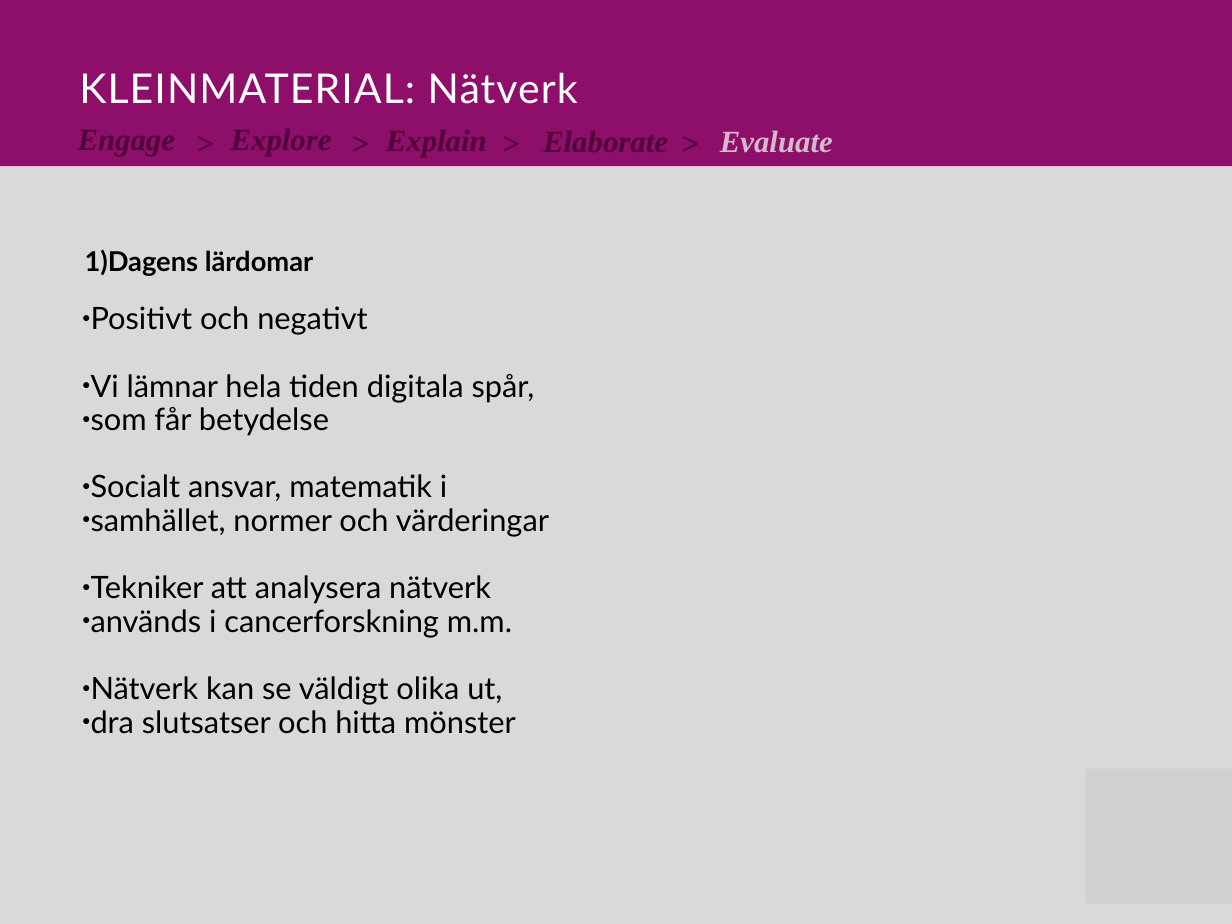
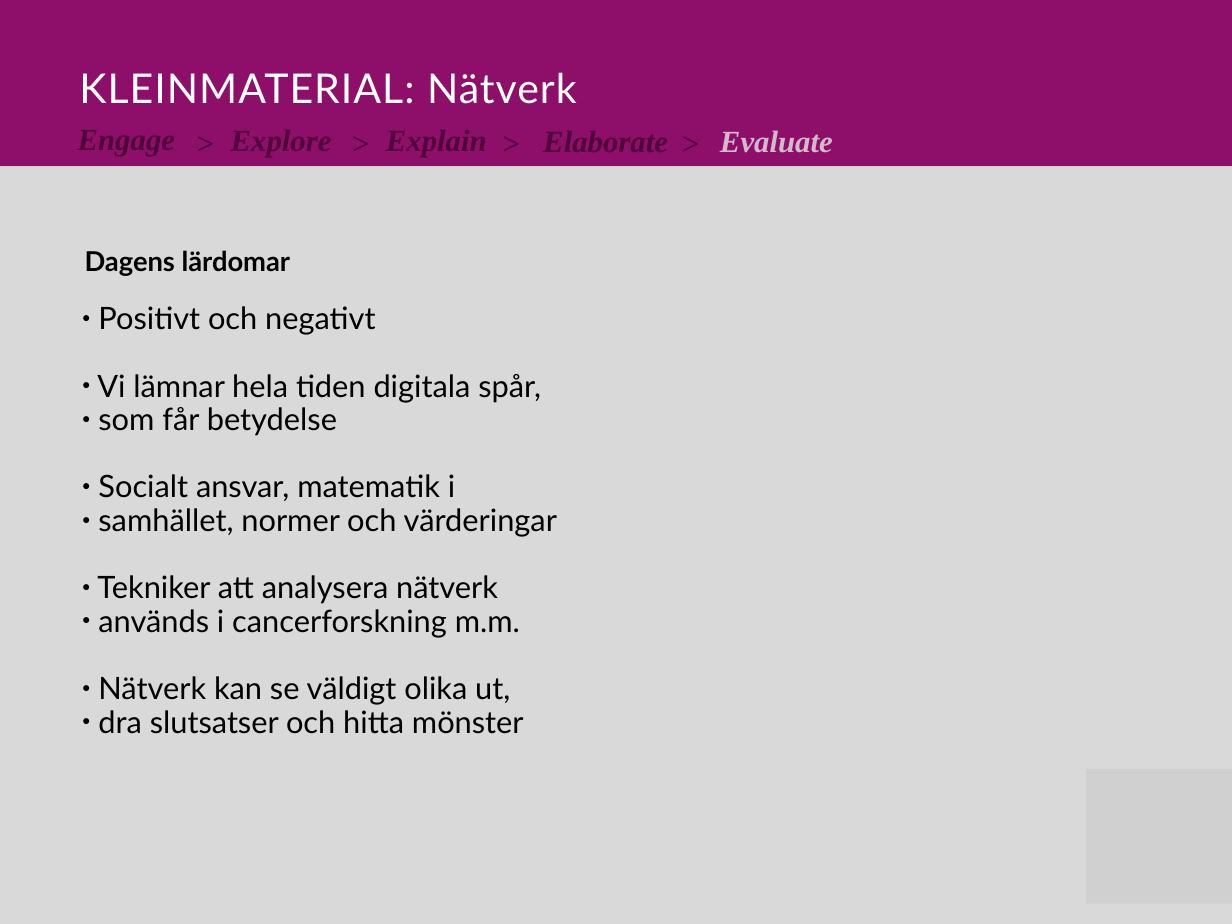
Before and after one commit to Niwsters/teaching-materials-thesis, a slide deck: slide 7 of revisions/2017-nätverk/material_nätverk_revision.pptx. Drawn at 1232x924 pixels with LibreOffice and Linux fonts; fonts in the diff are those of the drawing; grey boxes stand for pictures. Boxes give left, top, right and bottom in pixels: in the first picture for what was removed or moved away, otherwise in the second. Text is boxed around its words. In the diff, an @@ line names an element or a change of style, - is before the commit and + after.

Commit message:
additional changes to "nätverk"

```diff
--- a/revisions/2017-nätverk/material_nätverk_revision.pptx
+++ b/revisions/2017-nätverk/material_nätverk_revision.pptx
@@ text "Dagens lärdomar" at [85,250,290,276]: bullet 1) to none @@
@@ text "Positivt och negativt" at [97,306,557,734]: indent changed @@
```
Also in this commit, not shown: 8 other slides changed, 1 other file.
